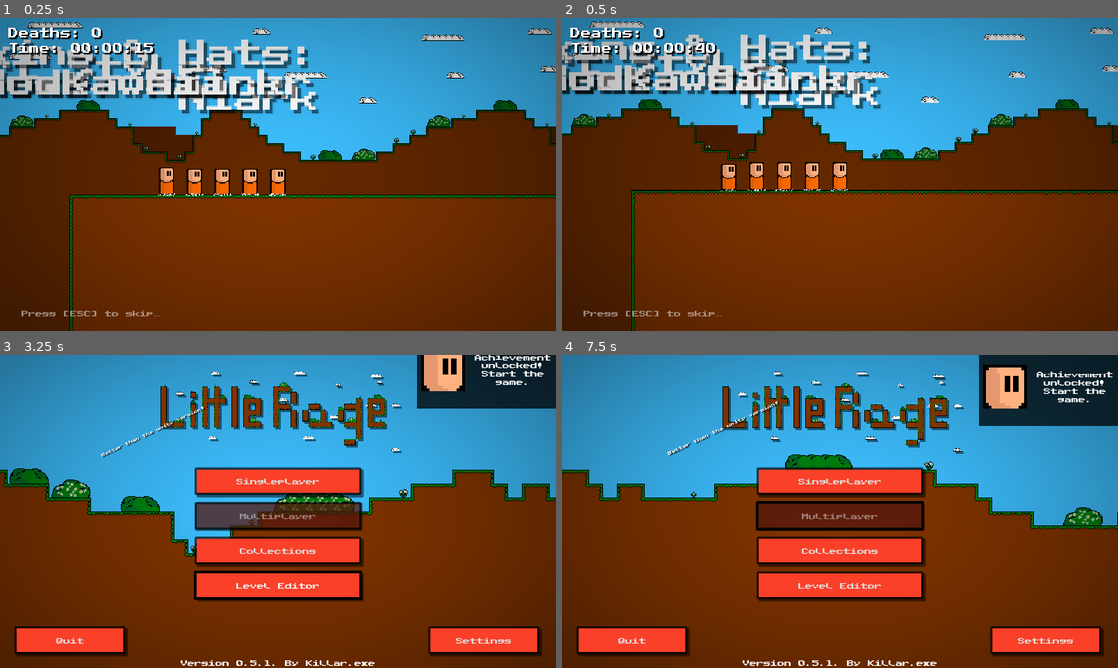
Above: before the commit, frames 1-4 (two rows, left to right).
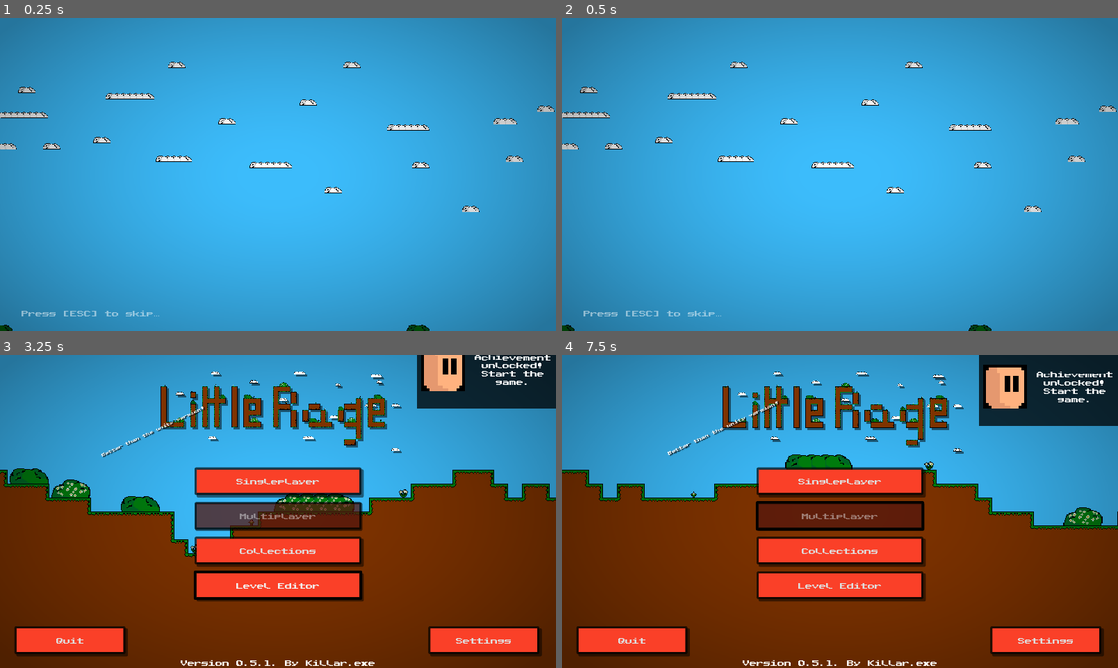
Above: after the commit, the same moments.

Repository: Killarexe/Little-Rage
Game: Godot game, scene res://scenes/levels/CreditsScene.tscn
Two runs of this game, one before a commit and one after it. Both use one fixed random seed, a clock stepped at 60 frames per second and the inputs below. This scene is started directly instead of the project's main scene. Sound files missing from this copy of the repository are replaced by a short silence.
Inputs (mouse positions are in pixels of both pictures, inside the frame that each line leads up to):
- Up to frame 1 (0.25 s): no input
- Up to frame 2 (0.5 s): no input
- Up to frame 3 (3.25 s): tap Enter at 0.5 s; move the mouse to (400, 495) at 0.52 s; hold Right (right) 0.53-1.25 s; hold Space (jump) 0.53-1.25 s; click (400, 495) at 0.67 s; drag from (166, 527) to (250, 574) at 1.27 s; move the mouse to (333, 442) at 2.02 s; hold Left (left) 2.03-2.75 s; hold Middle mouse button (middle_click) 2.03-2.75 s; tap Space (jump) at 2.3 s; drag from (250, 574) to (111, 464) at 2.77 s
- Up to frame 4 (7.5 s): move the mouse to (1006, 558) at 3.52 s; hold Right (right) 3.53-4.25 s; hold Middle mouse button (middle_click) 3.53-4.25 s; tap Escape (pause) at 4.15 s; drag from (673, 464) to (756, 433) at 4.27 s; move the mouse to (867, 511) at 5.02 s; press the mouse at (867, 511) at 5.03 s; hold Right (right) 5.03-5.75 s; release the mouse at (867, 511) at 5.75 s; drag from (756, 433) to (728, 527) at 5.77 s; move the mouse to (962, 495) at 6.52 s; hold Left (left) 6.53-7.25 s; hold Right mouse button (right_click) 6.53-7.25 s; drag from (728, 527) to (812, 574) at 7.27 s

The runs differ from the first frame. In frame 1, 75% of the frame differs, in the area x 0-100%, y 1-100%; in frame 2, 76%; in frame 3, less than 0.1%; in frame 4, less than 0.1%.
Error before the commit: Invalid assignment of property or key 'visible' with value of type 'bool' on a base object of type 'Nil'. (res://scripts/level/LevelEntryAnimation.gd:39)

Commit message:
Patched Credits Scene & game version check

Diff:
--- a/scenes/levels/CreditsScene.tscn
+++ b/scenes/levels/CreditsScene.tscn
@@ -2,7 +2,7 @@
 
 [ext_resource type="PackedScene" uid="uid://ctda2nuhe5mvw" path="res://scenes/bundles/DefaultLevel.tscn" id="1_66qy2"]
 [ext_resource type="Script" path="res://scripts/uis/CreditsScene.gd" id="1_ju23v"]
-[ext_resource type="PackedScene" uid="uid://bkwmpwrjnhece" path="res://scenes/bundles/player/Player.tscn" id="1_qfrkl"]
+[ext_resource type="PackedScene" uid="uid://bf6u6lge7vm8i" path="res://scenes/bundles/player/PlayerDummy.tscn" id="2_atls6"]
 [ext_resource type="AudioStream" uid="uid://cd0y8lf6d30s3" path="res://assets/musics/credits.ogg" id="2_cb713"]
 [ext_resource type="Texture2D" uid="uid://cto6ho6cpiuyw" path="res://assets/textures/ui/little_rage_logo.png" id="3_6ign2"]
 [ext_resource type="Theme" uid="uid://becgxgj56yfdh" path="res://assets/style/default_theme.tres" id="4_8h3rd"]
@@ -241,7 +241,7 @@
 tracks/0/interp = 1
 tracks/0/loop_wrap = true
 tracks/0/keys = {
-"times": PackedFloat32Array(0, 8.6, 12, 14.7, 15.4, 29.3, 29.8, 31, 44, 44.5, 45.4, 56.7, 62.7, 67, 71.2),
+"times": PackedFloat32Array(0, 8.6, 12, 14.7, 15.4, 29.3, 29.8, 31, 42, 42.5, 45.4, 56.7, 62.7, 67, 71.2),
 "transitions": PackedFloat32Array(1, 1, 3.14, 0.318471, 3.14, 1, 0.318471, 1, 1, 0.318471, 3.14, 1, 1, 1, 1),
 "update": 0,
 "values": [Vector2(0, -1024), Vector2(0, -1024), Vector2(0, -896), Vector2(0, -128), Vector2(0, 0), Vector2(0, 0), Vector2(128, 0), Vector2(256, 0), Vector2(2128, 0), Vector2(2224, 0), Vector2(2320, 0), Vector2(2320, 0), Vector2(2320, -512), Vector2(2320, -512), Vector2(2320, 0)]
@@ -330,10 +330,10 @@
 tracks/5/interp = 1
 tracks/5/loop_wrap = true
 tracks/5/keys = {
-"times": PackedFloat32Array(0, 11.4, 13.9, 15.4, 29.3, 31, 43.1, 44, 53.4, 54.7),
+"times": PackedFloat32Array(0, 11.4, 13.9, 15.4, 29.3, 31, 41.1, 42, 53.4, 54.7),
 "transitions": PackedFloat32Array(1, 1, 1, 1, 1, 1, 1, 1, 1, 1),
 "update": 0,
-"values": [0.0, 0.0, 400.0, 0.0, 0.0, 400.0, 400.0, 0.0, 0.0, 400.0]
+"values": [0.0, 0.0, 200.0, 0.0, 0.0, 200.0, 200.0, 0.0, 0.0, 200.0]
 }
 tracks/6/type = "value"
 tracks/6/imported = false
@@ -462,10 +462,10 @@
 tracks/16/interp = 1
 tracks/16/loop_wrap = true
 tracks/16/keys = {
-"times": PackedFloat32Array(0, 14.2, 17, 18, 29.3, 31, 43.6, 44.5, 53.4, 54.7),
+"times": PackedFloat32Array(0, 14.2, 17, 18, 29.3, 31, 41.6, 42.5, 53.4, 54.7),
 "transitions": PackedFloat32Array(1, 1, 1, 1, 1, 1, 1, 1, 1, 1),
 "update": 0,
-"values": [0.0, 0.0, 400.0, 0.0, 0.0, 400.0, 400.0, 0.0, 0.0, 400.0]
+"values": [0.0, 0.0, 200.0, 0.0, 0.0, 200.0, 200.0, 0.0, 0.0, 200.0]
 }
 tracks/17/type = "method"
 tracks/17/imported = false
@@ -515,10 +515,10 @@
 tracks/19/interp = 1
 tracks/19/loop_wrap = true
 tracks/19/keys = {
-"times": PackedFloat32Array(0.1, 17, 19.1, 20.7, 29.3, 31, 43.6, 44.5, 53.4, 54.7),
+"times": PackedFloat32Array(0.1, 17, 19.1, 20.7, 29.3, 31, 41.6, 42.5, 53.4, 54.7),
 "transitions": PackedFloat32Array(1, 1, 1, 1, 1, 1, 1, 1, 1, 1),
 "update": 0,
-"values": [0.0, 0.0, 400.0, 0.0, 0.0, 400.0, 400.0, 0.0, 0.0, 400.0]
+"values": [0.0, 0.0, 200.0, 0.0, 0.0, 200.0, 200.0, 0.0, 0.0, 200.0]
 }
 tracks/20/type = "method"
 tracks/20/imported = false
@@ -553,10 +553,10 @@
 tracks/21/interp = 1
 tracks/21/loop_wrap = true
 tracks/21/keys = {
-"times": PackedFloat32Array(0.1, 20.1, 22.5, 23.7, 29.3, 31, 43.6, 44.5, 53.4, 54.7),
+"times": PackedFloat32Array(0.1, 20.1, 22.5, 23.7, 29.3, 31, 41.6, 42.5, 53.4, 54.7),
 "transitions": PackedFloat32Array(1, 1, 1, 1, 1, 1, 1, 1, 1, 1),
 "update": 0,
-"values": [0.0, 0.0, 400.0, 0.0, 0.0, 400.0, 400.0, 0.0, 0.0, 400.0]
+"values": [0.0, 0.0, 200.0, 0.0, 0.0, 200.0, 200.0, 0.0, 0.0, 200.0]
 }
 tracks/22/type = "method"
 tracks/22/imported = false
@@ -588,7 +588,7 @@
 "times": PackedFloat32Array(70.3, 71.2),
 "transitions": PackedFloat32Array(1, 1),
 "update": 0,
-"values": [0.0, 400.0]
+"values": [0.0, 200.0]
 }
 tracks/24/type = "method"
 tracks/24/imported = false
@@ -640,7 +640,7 @@
 "times": PackedFloat32Array(49, 49.3, 49.8, 51.7, 52.1, 52.6),
 "transitions": PackedFloat32Array(1, 0.318471, 3.14, 1, 0.318471, 3.14),
 "update": 0,
-"values": [Vector2(2743, -147), Vector2(2371, -147), Vector2(2000, -147), Vector2(2000, -147), Vector2(1625, -147), Vector2(1250, -147)]
+"values": [Vector2(2743, -147), Vector2(2371, -147), Vector2(2064, -147), Vector2(2064, -147), Vector2(1625, -147), Vector2(1250, -147)]
 }
 tracks/27/type = "value"
 tracks/27/imported = false
@@ -652,7 +652,7 @@
 "times": PackedFloat32Array(47.6, 54, 55.3),
 "transitions": PackedFloat32Array(1, 1, 1),
 "update": 0,
-"values": [0.0, 0.0, 400.0]
+"values": [0.0, 0.0, 200.0]
 }
 tracks/28/type = "method"
 tracks/28/imported = false
@@ -705,51 +705,33 @@
 [node name="CreditsScene" type="Node2D"]
 script = ExtResource("1_ju23v")
 
-[node name="Killar" parent="." instance=ExtResource("1_qfrkl")]
+[node name="Killar" parent="." instance=ExtResource("2_atls6")]
 position = Vector2(-400, 0)
-controllable = false
-can_pause = false
-camera_enabled = false
-override_skin = "killarexe"
-override_hat = "fez"
-
-[node name="Niark" parent="." instance=ExtResource("1_qfrkl")]
+override_hat_id = "no_hat"
+override_skin_id = "killarexe"
+
+[node name="Niark" parent="." instance=ExtResource("2_atls6")]
 position = Vector2(-432, 0)
-controllable = false
-can_pause = false
-camera_enabled = false
-override_skin = "niark"
-override_hat = "simple_hat"
-
-[node name="Rainer" parent="." instance=ExtResource("1_qfrkl")]
+override_hat_id = "simple_hat"
+override_skin_id = "niark"
+
+[node name="Rainer" parent="." instance=ExtResource("2_atls6")]
 position = Vector2(-464, 0)
-controllable = false
-can_pause = false
-camera_enabled = false
-override_skin = "rainer"
-override_hat = "crown"
-
-[node name="HuMindude" parent="." instance=ExtResource("1_qfrkl")]
+override_hat_id = "no_hat"
+override_skin_id = "rainer"
+
+[node name="HuMindude" parent="." instance=ExtResource("2_atls6")]
 position = Vector2(-496, 0)
-controllable = false
-can_pause = false
-camera_enabled = false
-override_skin = "rgb"
-override_hat = "slime_hat"
-
-[node name="Mioka" parent="." instance=ExtResource("1_qfrkl")]
+override_hat_id = "slime_hat"
+override_skin_id = "rgb"
+
+[node name="Mioka" parent="." instance=ExtResource("2_atls6")]
 position = Vector2(-528, 0)
-controllable = false
-can_pause = false
-camera_enabled = false
-override_skin = "mexican_player"
-override_hat = "mexican_hat"
-
-[node name="Player" parent="." instance=ExtResource("1_qfrkl")]
+override_hat_id = "mexican_hat"
+override_skin_id = "mexican_player"
+
+[node name="Player" parent="." instance=ExtResource("2_atls6")]
 position = Vector2(2448, 0)
-controllable = false
-can_pause = false
-camera_enabled = false
 
 [node name="DefaultLevel" parent="." instance=ExtResource("1_66qy2")]
 layer_0/tile_data = PackedInt32Array(851990, 65537, 1, 786454, 65537, 1, 720918, 65537, 1, 655382, 65537, 1, 589846, 65 …(90217 unchanged characters)…
--- a/scripts/components/PlayerDummyComponent.gd
+++ b/scripts/components/PlayerDummyComponent.gd
@@ -50,3 +50,9 @@
 		motion.y = -JUMP_FORCE
 		jump_timer = 0
 		ground_timer = 0
+
+func flip_sprite():
+	player_skin.flip_h = !player_skin.flip_h
+
+func jump_player():
+	jump_timer = JUMP_TIME
--- a/scripts/uis/main_menu/update/GameVersion.gd
+++ b/scripts/uis/main_menu/update/GameVersion.gd
@@ -12,11 +12,12 @@
 }
 
 static func from_string(value: String) -> GameVersion:
-	var regex = RegEx.new()
+	var regex: RegEx = RegEx.new()
 	regex.compile("[^0-9.]")
 	var version_array: PackedStringArray = regex.sub(value, "").split(".")
-	if version_array.size() < 3:
+	if version_array.size() < 2:
 		return null
+	version_array.resize(3)
 	return from(int(version_array[0]), int(version_array[1]), int(version_array[2]))
 
 static func from(upper_: int, middle_: int, down_: int) -> GameVersion:
--- a/scripts/uis/main_menu/update/UpdateChecker.gd
+++ b/scripts/uis/main_menu/update/UpdateChecker.gd
@@ -11,6 +11,8 @@
 		var version_name: String = JSON.parse_string(body.get_string_from_utf8())["name"]
 		var version: GameVersion = GameVersion.from_string(version_name)
 		var version_flag: GameVersion.GameVersionFlag = Game.GAME_VERSION.compare(version)
+		print("Current game version: %s" % Game.GAME_VERSION.as_str())
+		print("Latest game version: %s" % version.as_str())
 		if version_flag == GameVersion.GameVersionFlag.HIGHER:
 			PopUpFrame.pop_translated("message.update", load("res://assets/textures/ui/icons/update.png"))
 		elif version_flag == GameVersion.GameVersionFlag.LOWER:
Not shown: 18 places in assets/style/default_theme.tres that only renumber resources
